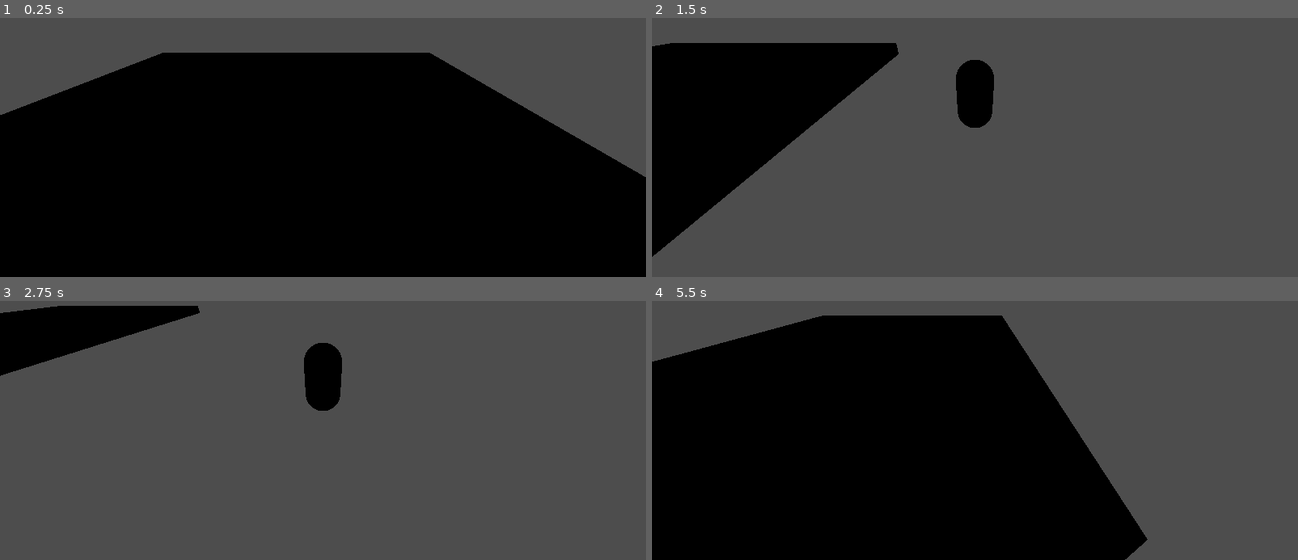
Above: before the commit, frames 1-4 (two rows, left to right).
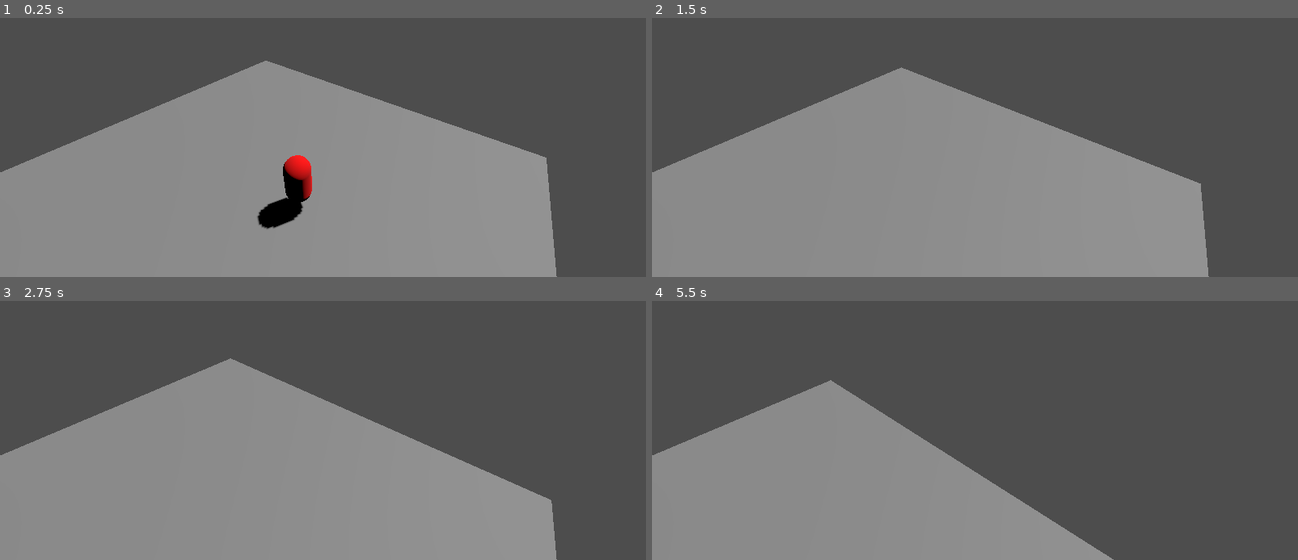
Above: after the commit, the same moments.

Repository: emanuelhix/gda-escape-room-2024
Game: Godot game, scene res://level/MainLevel.tscn
Two runs of this game, one before a commit and one after it. Both use one fixed random seed, a clock stepped at 60 frames per second and the inputs below.
Inputs:
- Up to frame 1 (0.25 s): no input
- Up to frame 2 (1.5 s): hold D (right) 0.53-1.28 s; hold S (back) from 1.28 s (still down)
- Up to frame 3 (2.75 s): release S (back) at 2.03 s; hold D (right) from 2.03 s (still down)
- Up to frame 4 (5.5 s): release D (right) at 2.78 s; hold W (forward) 2.78-3.53 s; hold A (left) 3.53-5.03 s; hold S (back) from 5.03 s (still down)

The runs differ from the first frame. In frame 1, 75% of the frame differs, in the area x 0-100%, y 13-100%; in frame 2, 63%; in frame 3, 52%; in frame 4, 60%.
Error after the commit: Invalid access to property or key 'move_start' on a base object of type 'CharacterBody3D (player.gd)'. (res://level/scrolling_camera.gd:14)

Commit message:
Added scrolling camera functionality

Diff:
--- a/level/MainLevel.tscn
+++ b/level/MainLevel.tscn
@@ -1,6 +1,7 @@
-[gd_scene load_steps=4 format=3 uid="uid://c47efgxp2dyaa"]
+[gd_scene load_steps=5 format=3 uid="uid://c47efgxp2dyaa"]
 
 [ext_resource type="PackedScene" uid="uid://c3t8uy1et6fe1" path="res://Player/player.tscn" id="1_w8a2e"]
+[ext_resource type="Script" path="res://level/scrolling_camera.gd" id="1_ygdag"]
 
 [sub_resource type="BoxMesh" id="BoxMesh_titco"]
 
@@ -8,6 +9,16 @@
 size = Vector3(20, 1, 20)
 
 [node name="Node3D" type="Node3D"]
+
+[node name="ScrollingCamera" type="Camera3D" parent="." node_paths=PackedStringArray("offset_marker", "player")]
+transform = Transform3D(0.804459, -0.312584, 0.505111, 1.49012e-08, 0.850343, 0.526229, -0.594009, -0.423329, 0.684066, 6.12729, 9.11962, 3.43422)
+script = ExtResource("1_ygdag")
+offset_marker = NodePath("../Player/CameraOffset")
+player = NodePath("../Player")
+
+[node name="DirectionalLight3D" type="DirectionalLight3D" parent="."]
+transform = Transform3D(-0.866023, -0.433016, 0.250001, 0, 0.499998, 0.866027, -0.500003, 0.749999, -0.43301, 0, 0, 0)
+shadow_enabled = true
 
 [node name="RigidBody3D" type="RigidBody3D" parent="."]
 gravity_scale = 0.0
@@ -21,3 +32,6 @@
 
 [node name="Player" parent="." instance=ExtResource("1_w8a2e")]
 transform = Transform3D(1, 0, 0, 0, 1, 0, 0, 0, 1, 2, 2, -1)
+
+[node name="CameraOffset" type="Marker3D" parent="Player"]
+transform = Transform3D(1, 0, 0, 0, 1, 0, 0, 0, 1, 4, 7, 4.5)
--- a/level/floor.tscn
+++ b/level/floor.tscn
@@ -5,7 +5,7 @@
 [sub_resource type="BoxShape3D" id="BoxShape3D_0wokx"]
 size = Vector3(20, 1, 20)
 
-[node name="Node3D" type="Node3D"]
+[node name="Node3D2" type="Node3D"]
 
 [node name="RigidBody3D" type="RigidBody3D" parent="."]
 
--- a/level/node_3d.tscn
+++ /dev/null
@@ -1,3 +0,0 @@
-[gd_scene format=3 uid="uid://c083y1txuaw6o"]
-
-[node name="Node3D" type="Node3D"]
--- /dev/null
+++ b/level/scrolling_camera.gd
@@ -0,0 +1,44 @@
+extends Camera3D
+
+@export var CAMERA_MAX_ANIM_TIME = 5
+@export var CAMERA_MIN_ANIM_TIME = 0.5
+@export var SPEED: float = 1.5
+@export var offset_marker: Marker3D = null
+@export var player: CharacterBody3D = null
+
+
+var can_update_camera: bool = true
+var camera_tween = null
+
+func _ready() -> void:
+	player.move_start.connect(on_player_started_moving)
+	player.move_end.connect(on_player_ended_moving)
+
+func _process(delta: float) -> void:
+	if camera_tween and camera_tween.is_running():
+		return
+
+	if can_update_camera:
+		global_position.z += delta * -SPEED
+
+func tween_camera_to_offset() -> void:
+	if camera_tween and camera_tween.is_running():
+		camera_tween.stop()
+
+	camera_tween = get_tree().create_tween()
+	var marker_pos = offset_marker.global_position
+	var distance = abs(marker_pos.z - global_position.z)
+
+	# time decreases as distance increases. if distance < 1, time would increase, so we just default to the min time.
+	# this function is just c/x with some sanity checks.
+	var anim_time = (CAMERA_MAX_ANIM_TIME / distance) if distance > 1 else CAMERA_MIN_ANIM_TIME
+
+	camera_tween.tween_property(self, "global_position", marker_pos, anim_time)
+	camera_tween.play()
+
+func on_player_started_moving() -> void:
+	can_update_camera = false
+
+func on_player_ended_moving() -> void:
+	tween_camera_to_offset()
+	can_update_camera = true
